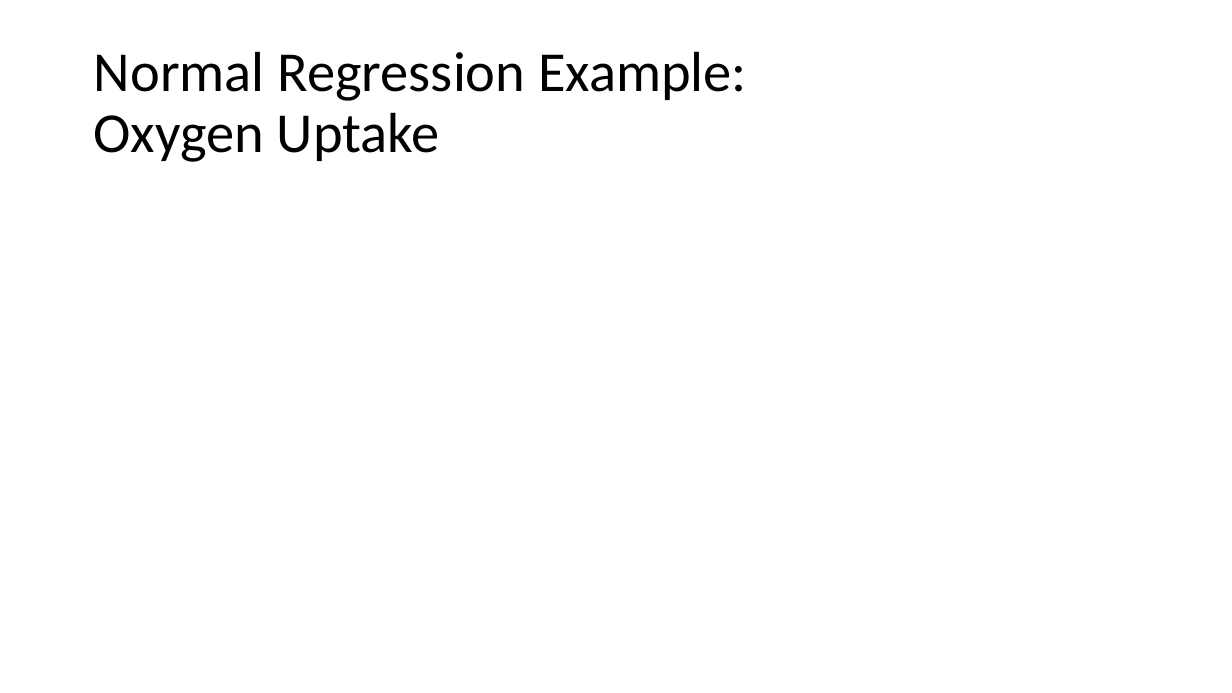
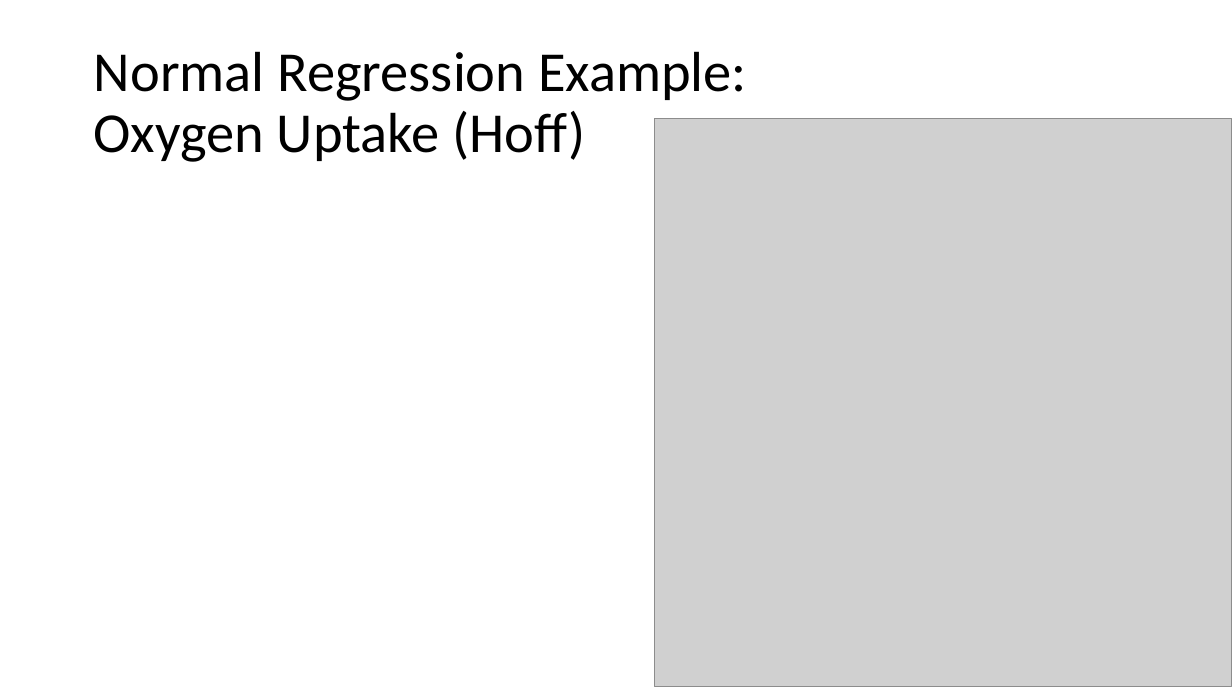
Before and after one commit to vgharris3/predictiveInference, a slide deck: slide 41 of Thesis_Files/ThesisDefense.pptx (slide 45 before the commit). Drawn at 1232x693 pixels with LibreOffice and Linux fonts; fonts in the diff are those of the drawing; grey boxes stand for pictures. Boxes give left, top, right and bottom in pixels: in the first picture for what was removed or moved away, otherwise in the second. Text is boxed around its words. In the diff, an @@ line names an element or a change of style, - is before the commit and + after.

```diff
--- a/Thesis_Files/ThesisDefense.pptx
+++ b/Thesis_Files/ThesisDefense.pptx
@@ title at (94, 51, 747, 162): text changed @@
-Normal Regression Example:
-Oxygen Uptake
+Normal Regression Example:
+Oxygen Uptake (Hoff)
@@ picture added at (654, 118, 1232, 687) @@
```
Also in this commit, not shown: 9 other slides changed, 9 slides added, 11 slides removed, 10 other files.
